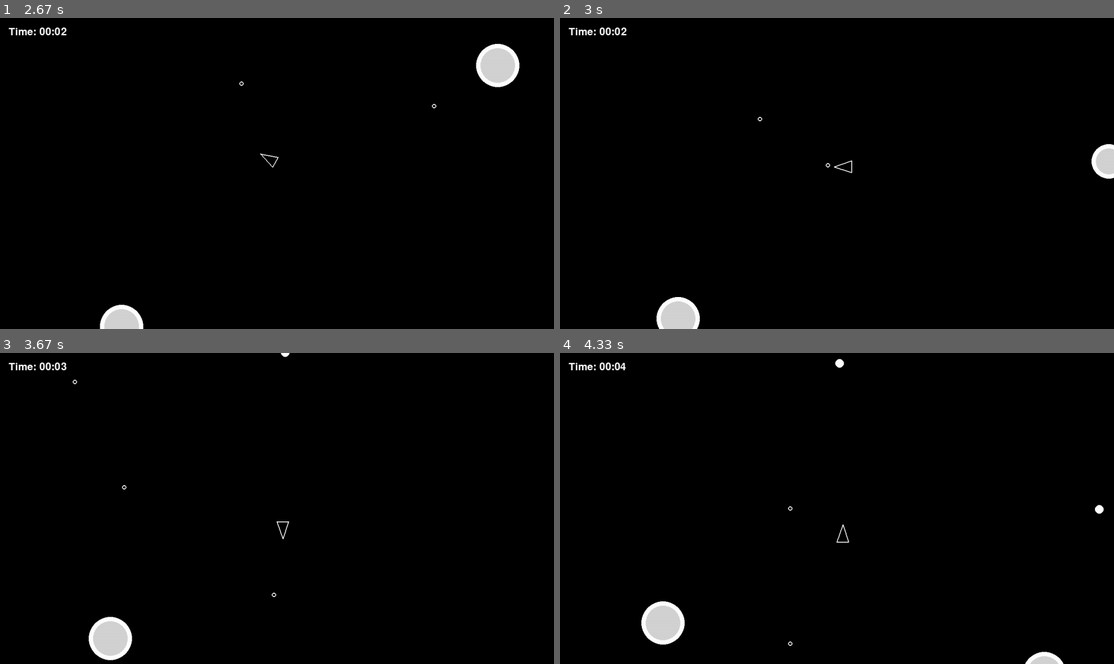
Above: before the commit, frames 1-4 (two rows, left to right).
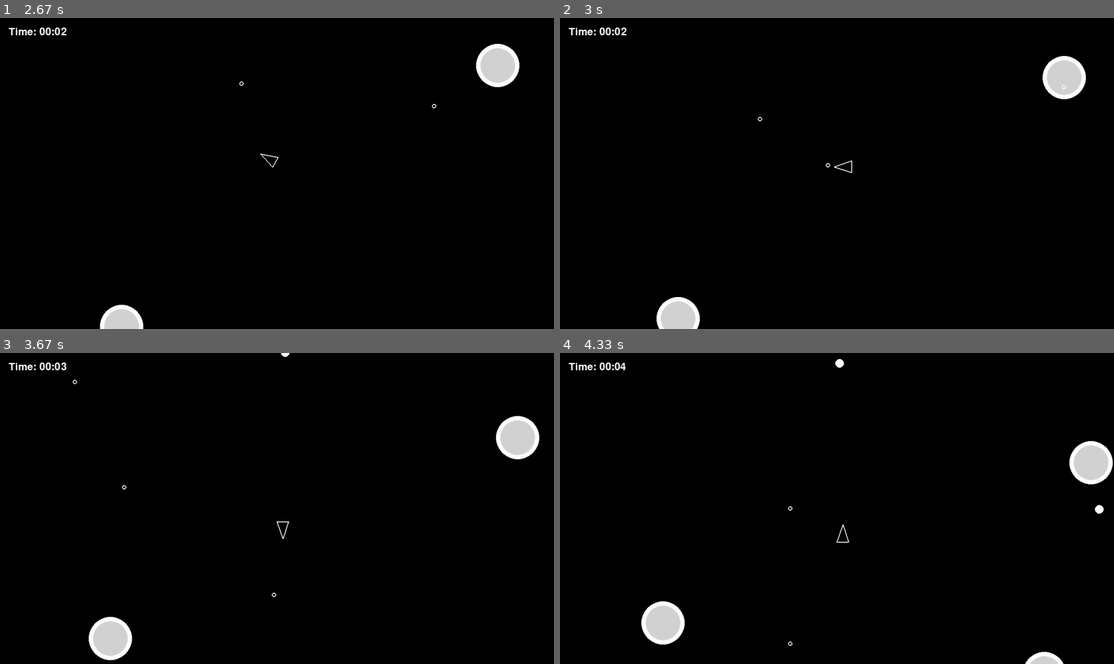
Above: after the commit, the same moments.

Repository: TobiasPartzsch/asteroids-game
Game: pygame game, started from main.py
The game is run twice, just before and just after one commit, with the same random seed, the same clock (stepped at 60 frames per second) and the same inputs.
Inputs:
- Up to frame 1 (2.67 s): tap Space at 0.33, 0.73, 1.03, 1.23, 1.57, 1.87, 2.07, 2.37, 2.63 s; hold D 0.67-1.13 s; hold W 1.17-1.47 s; hold D 1.5-1.97 s; hold A 2-2.53 s; hold S from 2.57 s (still down)
- Up to frame 2 (3 s): release S at 2.87 s; hold A from 2.9 s (still down); tap Space at 2.97 s
- Up to frame 3 (3.67 s): tap Space at 3.27, 3.4 s; release A at 3.3 s; hold W from 3.33 s (still down)
- Up to frame 4 (4.33 s): release W at 3.7 s; hold D from 3.73 s (still down); tap Space at 3.8, 4.1 s

Frame 1 is identical in both runs. In frame 2, 1.3% of the frame differs, in the area x 87-100%, y 12-52%; in frame 3, 0.9%; in frame 4, 0.9%.

Commit message:
split asteroids group into invulnerable and vulnerable ones and move between them on update when timer runs out

Diff:
--- a/main.py
+++ b/main.py
@@ -25,11 +25,15 @@
 
         self.updatable: pygame.sprite.Group[Any] = pygame.sprite.Group()  # all the objects that can be updated
         self.drawable: pygame.sprite.Group[Any]  = pygame.sprite.Group()  # all the objects that can be drawn
-        self.asteroids: pygame.sprite.Group[Any] = pygame.sprite.Group()  # all asteroids
+        self.vulnerable_asteroids: pygame.sprite.Group[Any] = pygame.sprite.Group()  # vulnerable asteroids
+        self.invulnerable_asteroids: pygame.sprite.Group[Any] = pygame.sprite.Group()  # invulnerable asteroids
         self.shots: pygame.sprite.Group[Any] = pygame.sprite.Group()  # all shots
 
         Player.containers = (self.updatable, self.drawable)
-        Asteroid.containers = (self.asteroids, self.updatable, self.drawable)
+        Asteroid.containers = (
+            self.invulnerable_asteroids,  # start as invulnerable
+            self.updatable, self.drawable
+        )
         AsteroidField.containers = (self.updatable, )
         Shot.containers = (self.updatable, self.drawable, self.shots)
 
@@ -69,7 +73,7 @@
         # shot collision
         asteroids_to_split: Set[Asteroid] = set()
         shots_to_kill: Set[Shot] = set()
-        for asteroid in self.asteroids:
+        for asteroid in self.vulnerable_asteroids:
             for shot in self.shots:
                 if asteroid.check_collision(shot):
                     asteroids_to_split.add(asteroid)
@@ -80,7 +84,7 @@
             _.kill()
 
         # player collision
-        for _ in self.asteroids:
+        for _ in self.vulnerable_asteroids:
             if _.check_collision(self.player):
                 minutes, seconds = Game.game_time_min_sec()
                 sys.exit(f"Game over! You lasted {minutes:02}:{seconds:02}")
@@ -109,6 +113,11 @@
         """
         for _ in self.updatable:
             _.update(dt)
+
+        for asteroid in self.invulnerable_asteroids.copy():  # copy() to avoid iteration issues
+            if asteroid.invulnerable_timer <= 0:
+                self.invulnerable_asteroids.remove(asteroid)
+                self.vulnerable_asteroids.add(asteroid)
 
     def draw(self) -> None:
         """Draw everything to the screen."""
